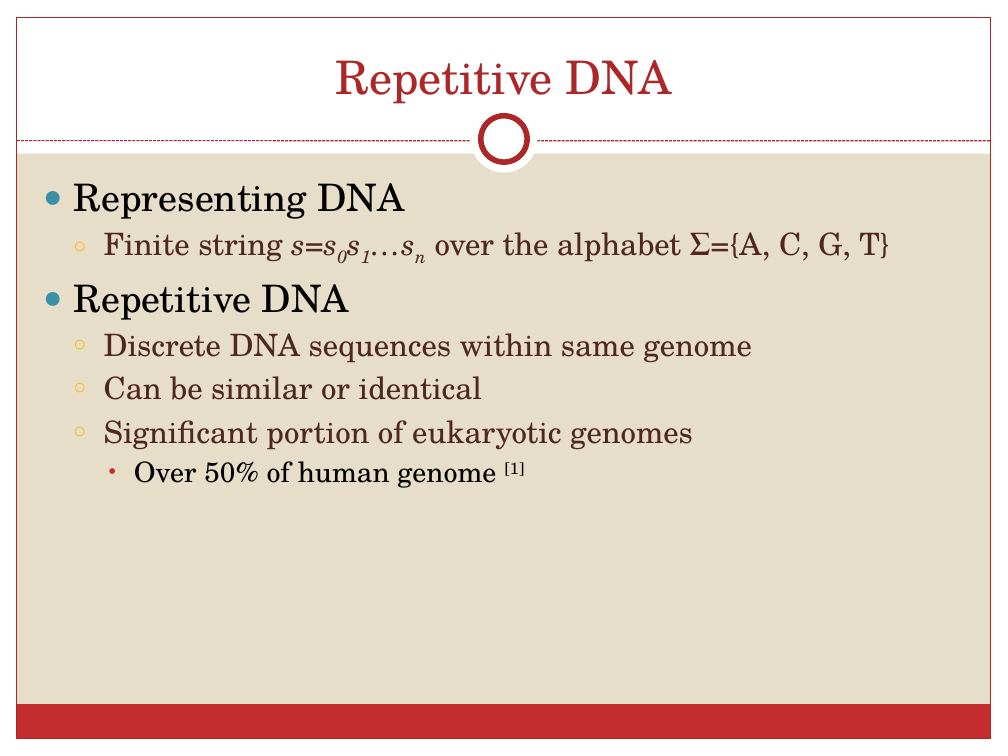
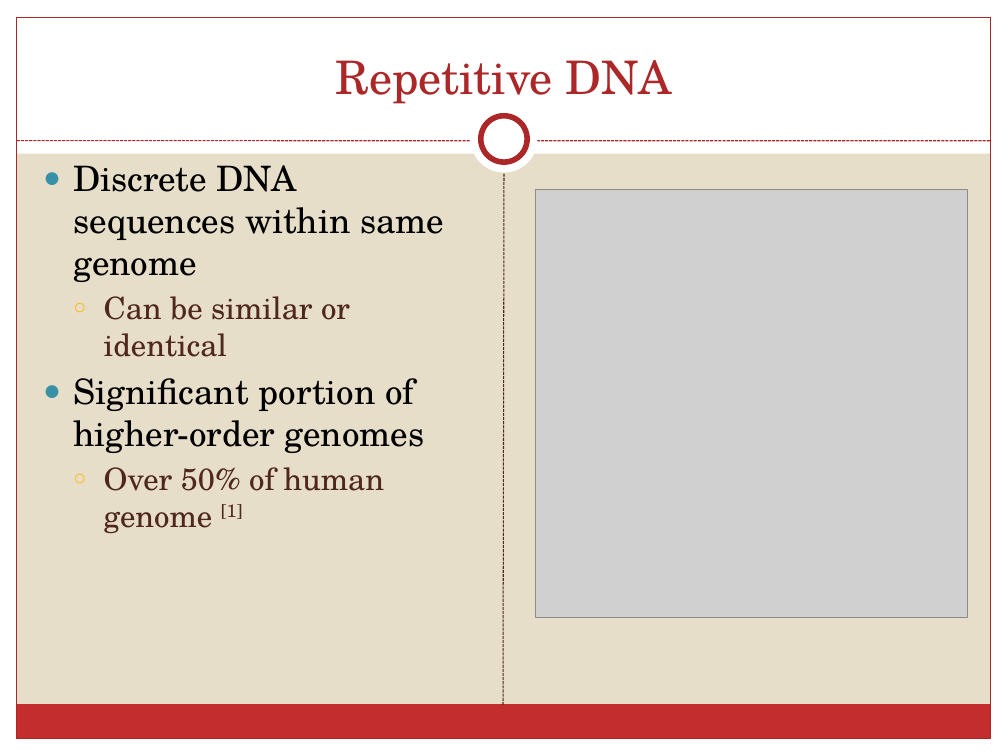
Before and after one commit to schaefce/proposal, a slide deck: slide 4 of SchaefferProposal.pptx (slide 3 before the commit). Drawn at 1008x756 pixels with LibreOffice and Linux fonts; fonts in the diff are those of the drawing; grey boxes stand for pictures. Boxes give left, top, right and bottom in pixels: in the first picture for what was removed or moved away, otherwise in the second. Text is boxed around its words. In the diff, an @@ line names an element or a change of style, - is before the commit and + after.

```diff
--- a/SchaefferProposal.pptx
+++ b/SchaefferProposal.pptx
@@ text "Discrete DNA sequences within same ...": place and size @@
-text "Discrete DNA sequences within same ..." at (73,183,890,488)
+text "Discrete DNA sequences within same ..." at (73,165,444,534)
@@ text at (73,165,444,534): size 22 to 25 pt, text colour #4F271C to #000000 in "Discrete DNA sequences within same genome"; size 20 to 22 pt, text colour #000000 to #4F271C in "Over 50% of human genome [1]"; bullet ○ to ●; list level 2 to 1 in "Discrete DNA sequences within same ..."; bullet colour #FEB80A to #3891A7; bullet • to ○; list level 3 to 2 in "Over 50% of human genome ..."; bullet colour #C32D2E to #FEB80A @@
@@ line added from (503, 705) to (504, 173), #4F271C 0.75 pt dashed @@
@@ text at (73,183,890,320): paragraphs removed @@
-● Representing DNA
-  ○ Finite string s=s0s1…sn over the alphabet Σ={A, C, G, T}
-● Repetitive DNA
@@ picture added at (535,190,967,618) @@
@@ text at (73,378,425,453): text changed; size 22 to 25 pt; text colour #4F271C to #000000 @@
-  ○ Significant portion of eukaryotic genomes
+● Significant portion of higher-order genomes
```
Also in this commit, not shown: 7 other slides changed, 5 slides added.
